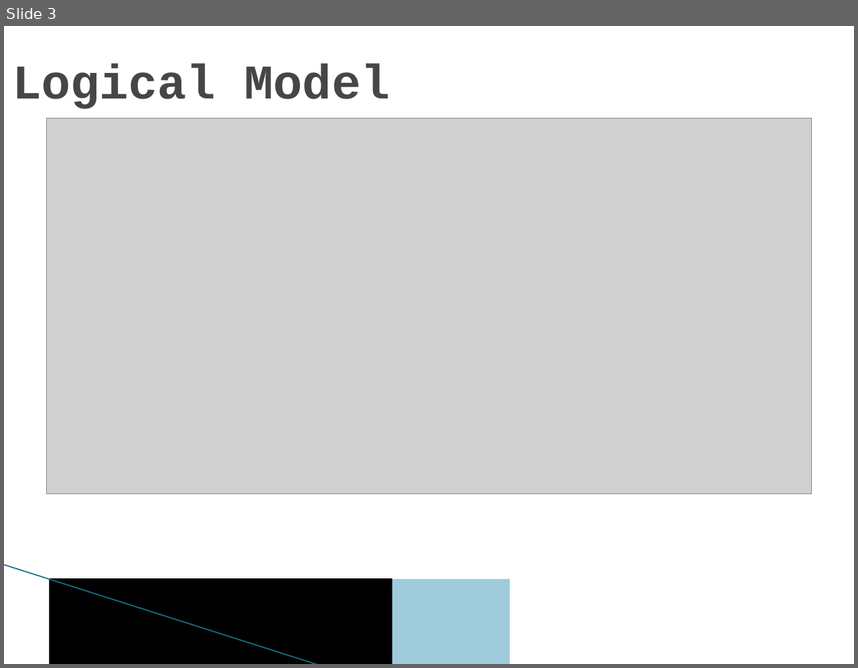
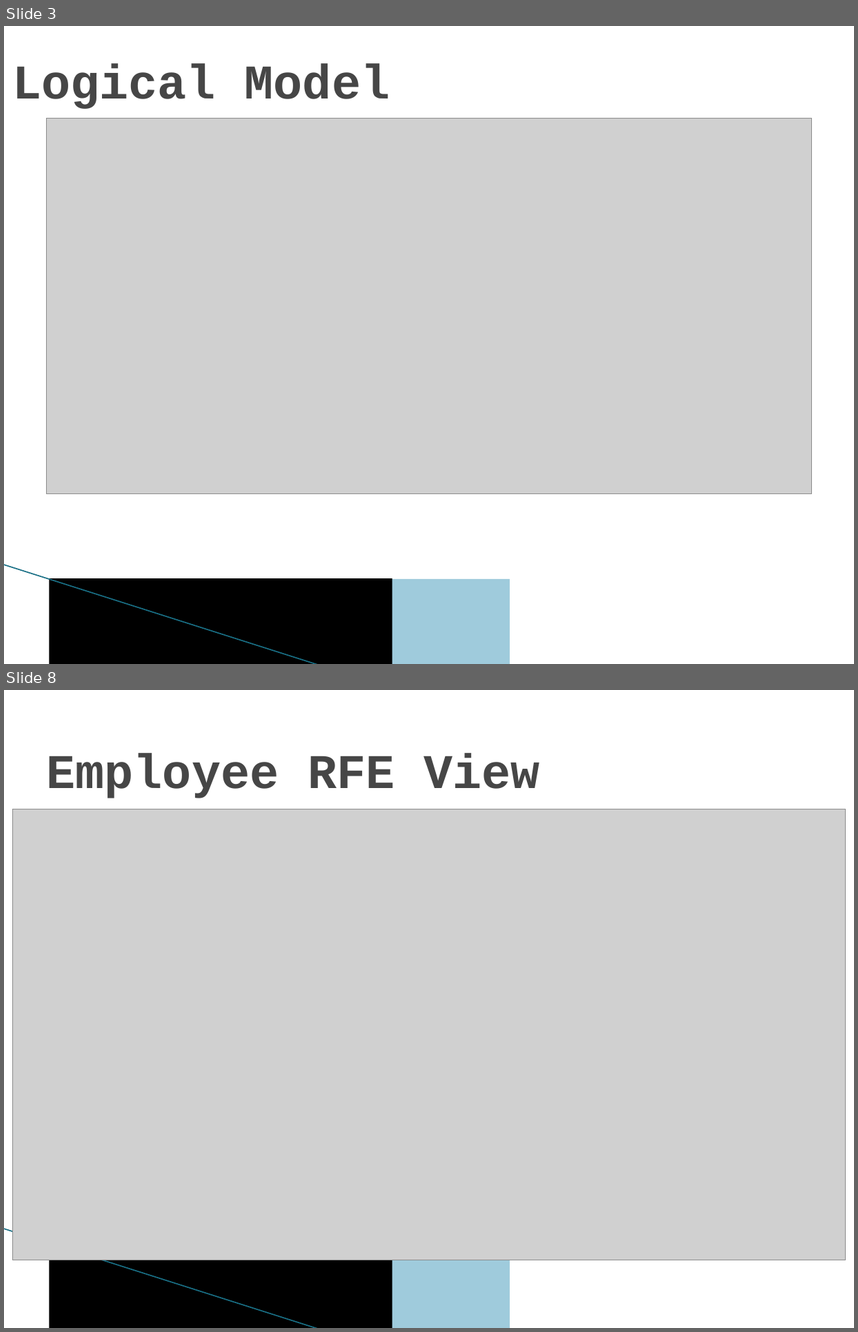
Before and after one commit to derek-truong/F15B6-ARL-RFE, a slide deck: ARL RFE APEX APPLICATION.pptx. Shown one above the other, each under a label of ours: slide 3 before the commit, slides 3 and 8 after it; the slides between them are not shown. The pictures are 858x668 and 858x1332 pixels, drawn with LibreOffice and Linux fonts; fonts in the diff are those of the drawing; grey boxes stand for pictures; background and template pictures are left out. Boxes give left, top, right and bottom in pixels: in the first picture for what was removed or moved away, otherwise in the second. Text is boxed around its words. In the diff, an @@ line names an element or a change of style, - is before the commit and + after.

```diff
--- a/ARL RFE APEX APPLICATION.pptx
+++ b/ARL RFE APEX APPLICATION.pptx
@@ slide 8 added at <box>4,690,854,1328</box>, background #FFFFFF; not listed: 3 template elements that a slide beside it also shows @@
@@ text added at <box>47,753,540,798</box>, 41 pt, text #464646, bold @@
+Employee RFE View
@@ picture added at <box>12,809,846,1259</box> @@
```
Also in this commit, not shown: 1 slide changed, 11 other slides added, 1 slide removed, 20 other files.
